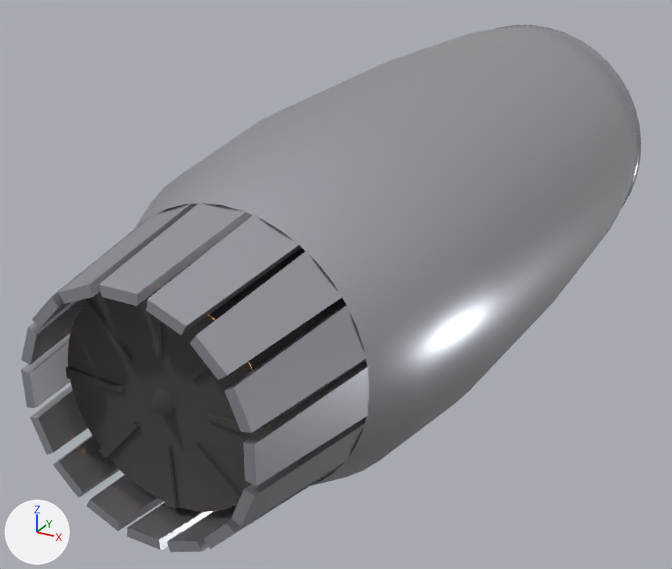
Two versions of the glTF model models/jet_engine.glb, one commit apart.
Both versions are drawn from a 50 mm camera at (1.32, -3.03, 1.18) aimed at (-0.17, -0.31, -0.18). Lighting does not change. The marker at lower left points along +X, +Y and +Z. The first picture is the older version. Vertices at exactly the same position are counted once.

Objects in the first picture: 'jet_engine'.
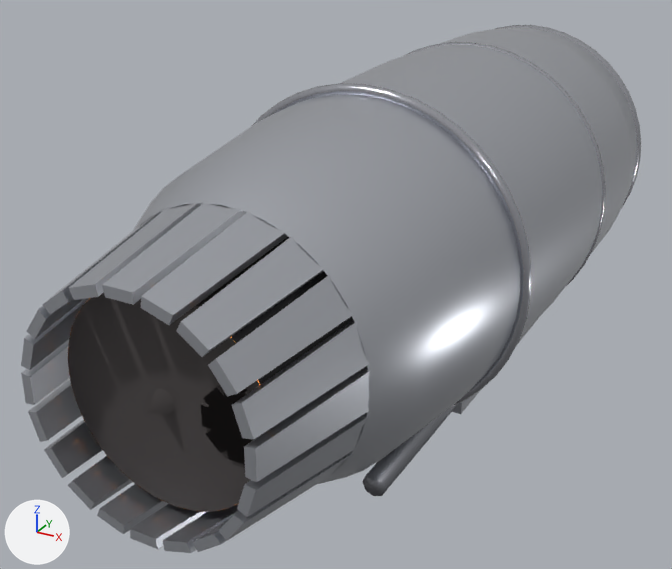
Commit message: Modell-Pass 1/4: f22-Kopf + jet_engine deutlich detaillierter

Where the newer file only moved an object's origin or applied its transform, the numbers keep the older frame.

Boxes [x1, y1, x2, y2] around the edits, measured in the pictures (672 x 569 px):
'jet_engine', reshaped
    before: [21, 25, 641, 552]
    after: [21, 25, 641, 553]
part 1 of me_nacelle, added (mostly hidden)
    after: [225, 392, 247, 463]
part 2 of me_nacelle, added
    after: [224, 389, 248, 465]
part 3 of me_nacelle, added
    after: [201, 403, 262, 440]
part 4 of me_nacelle, added (mostly hidden)
    after: [404, 42, 606, 286]
part 5 of me_nacelle, added
    after: [252, 83, 531, 405]
part 6 of me_nacelle, added
    after: [362, 403, 459, 496]
part 7 of me_nacelle, added (mostly hidden)
    after: [452, 319, 538, 414]
part 8 of me_nacelle, rebuilt (12% narrower, 8% shorter)
    before: [53, 435, 119, 498]
    after: [44, 420, 102, 478]
part 9 of me_nacelle, rebuilt
    before: [87, 475, 164, 531]
    after: [68, 456, 132, 510]
part 10 of me_nacelle, rebuilt
    before: [167, 505, 236, 552]
    after: [193, 519, 229, 552]
part 11 of me_nacelle, rebuilt
    before: [204, 463, 343, 549]
    after: [219, 452, 353, 541]
part 12 of me_nacelle, rebuilt (6% shorter)
    before: [225, 303, 368, 433]
    after: [208, 275, 354, 397]
part 13 of me_nacelle, rebuilt (7% shorter)
    before: [190, 250, 345, 380]
    after: [177, 236, 325, 357]
part 14 of me_nacelle, rebuilt (14% narrower)
    before: [58, 202, 198, 304]
    after: [42, 210, 162, 314]
part 15 of me_nacelle, rebuilt
    before: [32, 218, 149, 328]
    after: [27, 299, 84, 339]
part 16 of me_nacelle, deleted
    before: [66, 287, 266, 509]
part 17 of me_nacelle, reshaped
    before: [21, 202, 370, 550]
    after: [21, 201, 370, 553]

Edits to the bpy script that builds the scene:
```text
Add mat_conduit:
    mat_conduit = principled_material('conduit')
    mat_conduit.base_color = (0.3, 0.31, 0.34)  # grey #95979e
    mat_conduit.metallic = 0.8
    mat_conduit.roughness = 0.35
Change me_nacelle:
    used by ob_jet_engine; location = (0.0, 0.0, 0.0)
    remove me_nacelle.from_pydata(...)  # 1663 vertices, 2842 faces; spans x -0.58..0.58, y -1.62..1.26, z -0.58..0.58
    add me_nacelle.from_pydata(...)  # 2455 vertices, 4394 faces; spans x -0.58..0.58, y -1.62..1.26, z -0.78..0.59
    me_nacelle part 1: a new loose piece, a box spanning x 0.19..0.25, y -1.51..-1.41, z -0.1..0.1, in mat_throat (dark grey #555050)
    me_nacelle part 2: a new loose piece, a box spanning x 0.19..0.25, y -1.51..-1.41, z -0.1..0.1, in mat_throat (dark grey #555050)
    me_nacelle part 3: a new loose piece, a box spanning x 0.12..0.32, y -1.51..-1.41, z -0.03..0.03, in mat_throat (dark grey #555050)
    me_nacelle part 4: a new loose piece, a torus around y (ring radius 0.565, tube radius 0.02) spanning x -0.585..0.585, y 0.43..0.47, z -0.585..0.585, in mat_steel (light grey #bcbdc5)
    me_nacelle part 5: a new loose piece, a torus around y (ring radius 0.565, tube radius 0.02) spanning x -0.585..0.585, y -0.47..-0.43, z -0.585..0.585, in mat_steel (light grey #bcbdc5)
    me_nacelle part 6: a new loose piece, an 8-sided cylinder along y spanning x 0.242..0.322, y -0.9..1.0, z -0.57..-0.49, in mat_conduit (grey #95979e)
    me_nacelle part 7: a new loose piece, a box spanning x -0.22..0.22, y 0.0..1.0, z -0.78..-0.46, in mat_conduit (grey #95979e)
    me_nacelle part 8: the loose piece of 8 vertices spanning x -0.38..-0.19, y -1.62..-1.0, z -0.38..-0.19 is rebuilt with 8 vertices and now spans x -0.41..-0.23, y -1.62..-1.0, z -0.32..-0.15
    me_nacelle part 9: the loose piece of 8 vertices spanning x -0.25..-0.08, y -1.62..-1.0, z -0.45..-0.27 is rebuilt with 8 vertices and now spans x -0.32..-0.15, y -1.62..-1.0, z -0.41..-0.23
    me_nacelle part 10: the loose piece of 8 vertices spanning x 0.08..0.25, y -1.62..-1.0, z -0.45..-0.27 is rebuilt with 8 vertices and now spans x 0.15..0.32, y -1.62..-1.0, z -0.41..-0.23
    me_nacelle part 11: the loose piece of 8 vertices spanning x 0.19..0.38, y -1.62..-1.0, z -0.38..-0.19 is rebuilt with 8 vertices and now spans x 0.23..0.41, y -1.62..-1.0, z -0.32..-0.15
    me_nacelle part 12: the loose piece of 8 vertices spanning x 0.27..0.45, y -1.62..-1.0, z 0.08..0.25 is rebuilt with 8 vertices and now spans x 0.23..0.41, y -1.62..-1.0, z 0.15..0.32
    me_nacelle part 13: the loose piece of 8 vertices spanning x 0.19..0.38, y -1.62..-1.0, z 0.19..0.38 is rebuilt with 8 vertices and now spans x 0.15..0.32, y -1.62..-1.0, z 0.23..0.41
    me_nacelle part 14: the loose piece of 8 vertices spanning x -0.25..-0.08, y -1.62..-1.0, z 0.27..0.45 is rebuilt with 8 vertices and now spans x -0.32..-0.15, y -1.62..-1.0, z 0.23..0.41
    me_nacelle part 15: the loose piece of 8 vertices spanning x -0.38..-0.19, y -1.62..-1.0, z 0.19..0.38 is rebuilt with 8 vertices and now spans x -0.41..-0.23, y -1.62..-1.0, z 0.15..0.32
    me_nacelle part 16: 8 loose pieces with 64 vertices, spanning x -0.31..0.31, y -1.51..-1.46, z -0.31..0.31, are deleted
    me_nacelle part 17: 4 vertices moved from x -0.35..0.35, y -1.62, z -0.35..0.35 to x -0.34..0.34, y -1.62, z -0.34..0.34; 44 vertices removed from x -0.45..0.45, y -1.62..-1.0, z -0.35..0.45; 108 vertices added at x -0.46..0.46, y -1.62..-1.0, z -0.46..0.46
    other edits to the shape of me_nacelle do not show in these pictures
    add me_nacelle.materials.append(mat_conduit)  # grey #95979e
```
